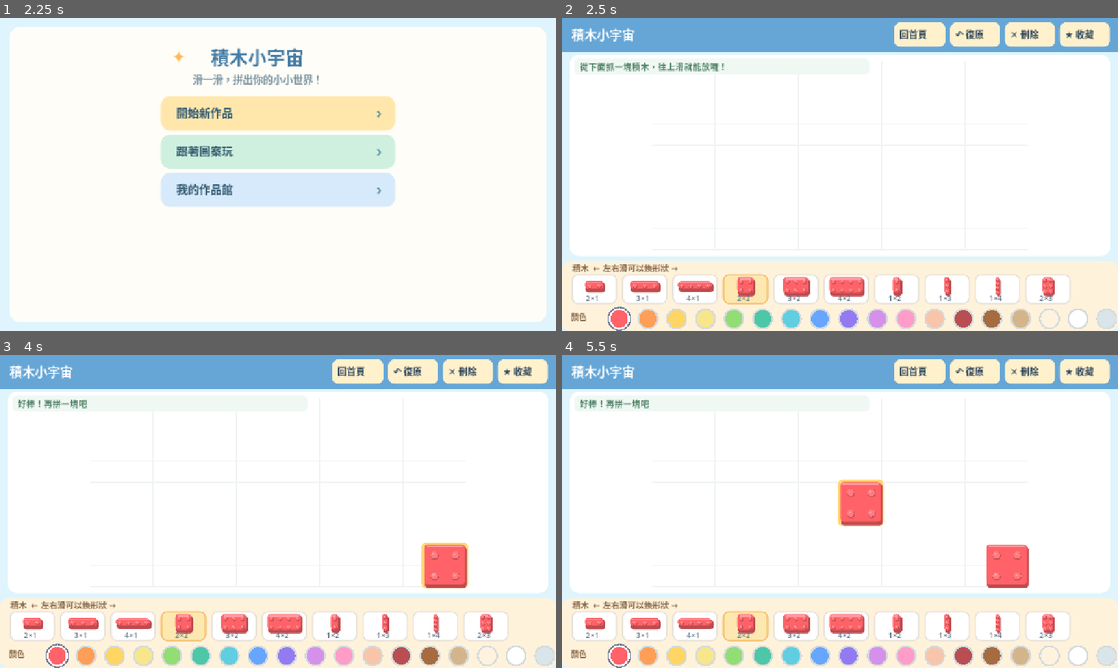
Above: before the commit, frames 1-4 (two rows, left to right).
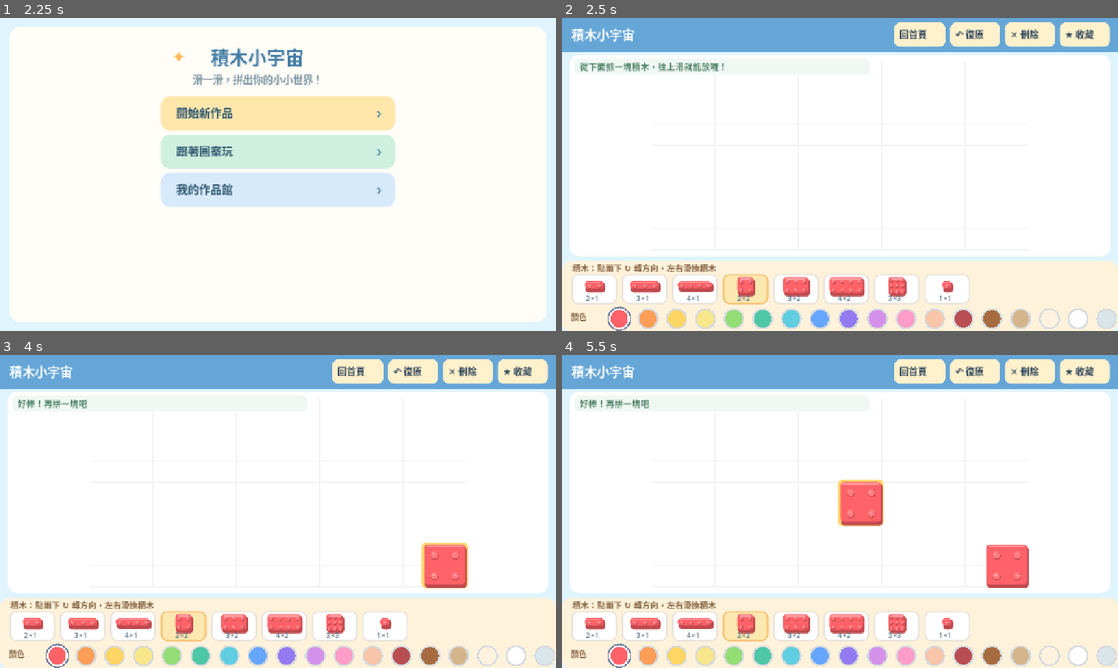
Above: after the commit, the same moments.

Repository: jimmy0933b3-sudo/my-blocks
Game: Godot game, scene res://scenes/Main.tscn
Same seed, same stepped clock (60 frames per second), same inputs: the game is played once before the commit and once after it.
Inputs (mouse positions are in pixels of both pictures, inside the frame that each line leads up to):
- Up to frame 1 (2.25 s): tap Enter at 0.5, 2 s; drag from (278, 174) to (333, 105) at 0.52 s; tap Space at 1.25 s; drag from (166, 190) to (250, 237) at 1.27 s; move the mouse to (333, 105) at 2.02 s; click (333, 105) at 2.17 s
- Up to frame 2 (2.5 s): no input
- Up to frame 3 (4 s): tap Space at 2.75 s; drag from (250, 574) to (111, 464) at 2.77 s; tap Enter at 3.5 s; move the mouse to (444, 558) at 3.52 s; click (444, 558) at 3.67 s
- Up to frame 4 (5.5 s): tap Space at 4.25 s; drag from (673, 464) to (756, 433) at 4.27 s; move the mouse to (867, 511) at 5.02 s; click (867, 511) at 5.17 s

Frame 1 is identical in both runs. In frame 2, 2.0% of the frame differs, in the area x 5-92%, y 78-92%; in frame 3, 2.0%; in frame 4, 2.0%.

Commit message:
Use double-tap to rotate placed and palette bricks; show one item per size

Diff:
--- a/scripts/Main2D.gd
+++ b/scripts/Main2D.gd
@@ -13,6 +13,8 @@
 var pieces: Array = []
 var next_id := 1
 var selected_kind := 3
+var selected_rotation := 0
+var palette_rotations: Dictionary = {}
 var selected_color := 0
 var selected_id := -1
 var guide_index := -1
@@ -42,6 +44,12 @@
 var drag_start_cell := Vector2i.ZERO
 var preview_cell := Vector2i(-100,-100)
 var autosave_timer: Timer
+const DOUBLE_TAP_MSEC := 420
+const TAP_MAX_MOVE := 25.0
+var last_tap_time := -10000
+var last_tap_target := ""
+var last_tap_position := Vector2.ZERO
+var last_touch_msec := -10000
 
 func _ready() -> void:
 	mouse_filter = Control.MOUSE_FILTER_STOP
@@ -167,9 +175,7 @@
 		var y_offset := grid_origin.y+float(y)*grid_cell
 		draw_line(Vector2(grid_origin.x,y_offset),Vector2(grid_origin.x+float(Core.COLUMNS)*grid_cell,y_offset),Color("#EFF3F4"),1.0)
 	var message := notice
-	if page == "guide" and guide_step < guide_parts.size():
-		message = "第 %d / %d 塊：把積木滑進綠色框框" % [guide_step+1,guide_parts.size()]
-	elif page == "guide" and guide_step >= guide_parts.size():
+	if page == "guide" and guide_step >= guide_parts.size():
 		message = "完成了！太棒了！記得按右上角的「收藏」"
 	_card(Rect2(board_area.position+Vector2(10,9),Vector2(minf(board_area.size.x-20,680),38)),Color("#F0F8F4"),12)
 	_text(message,board_area.position+Vector2(23,36),20,Color("#54856A"))
@@ -187,7 +193,12 @@
 			if not existing.is_empty():
 				kind = int(existing["kind"])
 				color_index = int(existing["color"])
-		var sample := Core.make_piece(9999,kind,color_index,preview_cell)
+		var rotation := selected_rotation
+		if gesture == "existing":
+			var moving_piece := _find_by_id(dragged_id)
+			if not moving_piece.is_empty():
+				rotation = Core.rotation_of(moving_piece)
+		var sample := Core.make_piece(9999,kind,color_index,preview_cell,rotation)
 		if _on_board(pointer_point):
 			var valid := Core.can_place(pieces,sample,dragged_id if gesture=="existing" else -1)
 			_card(_brick_rect(sample),Color("#90D5AB",0.35) if valid else Color("#FBAAAA",0.45),9,Color("#54B47D") if valid else Color("#DE6A6A"))
@@ -196,18 +207,21 @@
 func _draw_palette() -> void:
 	var top := size.y-PALETTE_HEIGHT
 	_card(Rect2(Vector2(0,top),Vector2(size.x,PALETTE_HEIGHT)),Color("#FFF2DB"),19)
-	_text("積木  ← 左右滑可以換形狀 →",Vector2(24,top+23),19,Color("#8A6A4B"))
-	for i in range(Core.SHAPES.size()):
-		var x := 22.0+float(i)*SHAPE_WIDTH-shape_scroll
+	_text("積木：點兩下 ↻ 轉方向，左右滑換積木",Vector2(24,top+23),19,Color("#8A6A4B"))
+	for slot in range(Core.PALETTE_KINDS.size()):
+		var i: int = Core.PALETTE_KINDS[slot]
+		var x := 22.0+float(slot)*SHAPE_WIDTH-shape_scroll
 		var rect := Rect2(Vector2(x,top+29),Vector2(105,69))
 		if rect.position.x < 6 or rect.end.x > size.x-7:
 			continue
 		_card(rect,Color("#FFFFFF") if i != selected_kind else Color("#FCE8B0"),14,Color("#F5BC66") if i==selected_kind else Color("#E5E0DA"))
-		var shape := Core.size_for(i)
+		var shape := Core.size_for(i,int(palette_rotations.get(i,0)))
 		var cell := minf(23.0, minf(81.0/float(shape.x),40.0/float(shape.y)))
 		var bounds := Rect2(Vector2(x+(105-shape.x*cell)*0.5,top+36+(40-shape.y*cell)*0.5),Vector2(shape)*cell)
 		_paint_brick(bounds,Core.color_for(selected_color),shape,cell,false)
 		_text(Core.shape_label(i),Vector2(x+33,top+91),17,Color("#60778A"))
+		if i == selected_kind and shape.x != shape.y:
+			_text("↻",Vector2(x+83,top+91),19,Color("#C97733"))
 	_text("顏色",Vector2(20,top+135),18,Color("#8A6A4B"))
 	for i in Core.COLORS.size():
 		var cx := 110.0+float(i)*COLOR_WIDTH-color_scroll+22.0
@@ -221,12 +235,12 @@
 
 func _brick_rect(piece: Dictionary) -> Rect2:
 	var cell := Core.cell_of(piece)
-	var dims := Core.size_for(int(piece["kind"]))
+	var dims := Core.size_for(int(piece["kind"]),Core.rotation_of(piece))
 	return Rect2(grid_origin+Vector2(cell)*grid_cell,Vector2(dims)*grid_cell)
 
 func _draw_brick(piece: Dictionary, highlighted: bool) -> void:
 	var rect := _brick_rect(piece)
-	var dims := Core.size_for(int(piece["kind"]))
+	var dims := Core.size_for(int(piece["kind"]),Core.rotation_of(piece))
 	_paint_brick(rect,Core.color_for(int(piece["color"])),dims,grid_cell,highlighted)
 
 func _paint_brick(rect: Rect2, paint: Color, dims: Vector2i, single_cell: float, highlighted: bool) -> void:
@@ -249,8 +263,8 @@
 func _cell_at(point: Vector2) -> Vector2i:
 	return Vector2i(floori((point.x-grid_origin.x)/grid_cell),floori((point.y-grid_origin.y)/grid_cell))
 
-func _cell_centered(point: Vector2, kind: int) -> Vector2i:
-	var dims := Core.size_for(kind)
+func _cell_centered(point: Vector2, kind: int, rotation: int = 0) -> Vector2i:
+	var dims := Core.size_for(kind,rotation)
 	var x := roundi((point.x-grid_origin.x)/grid_cell-float(dims.x)*0.5)
 	var y := roundi((point.y-grid_origin.y)/grid_cell-float(dims.y)*0.5)
 	return Vector2i(x,y)
@@ -309,6 +323,8 @@
 	guide_step = 0
 	guide_parts = []
 	selected_kind = 3
+	selected_rotation = 0
+	palette_rotations.clear()
 	selected_color = 0
 	history.clear()
 	future.clear()
@@ -346,8 +362,11 @@
 		notice = "好棒！作品完成了！"
 		return
 	var part: Dictionary = guide_parts[guide_step]
-	selected_kind = int(part["kind"])
+	selected_kind = Core.canonical_kind(int(part["kind"]))
+	selected_rotation = Core.canonical_rotation(int(part["kind"])) ^ Core.rotation_of(part)
+	palette_rotations[selected_kind] = selected_rotation
 	selected_color = int(part["color"])
+	notice = "第 %d / %d 塊：點兩下可轉方向，再滑進框框" % [guide_step+1,guide_parts.size()]
 
 func _perform(action: String) -> void:
 	match action:
@@ -425,14 +444,17 @@
 		if guide_step >= guide_parts.size():
 			return
 		var target: Dictionary = guide_parts[guide_step]
-		if selected_kind != int(target["kind"]):
+		if Core.canonical_kind(selected_kind) != Core.canonical_kind(int(target["kind"])):
 			notice = "找出跟亮亮框框一樣的積木"
+			return
+		if Core.size_for(selected_kind,selected_rotation) != Core.size_for(int(target["kind"]),Core.rotation_of(target)):
+			notice = "點兩下積木，轉成跟亮亮框框一樣的方向"
 			return
 		var midpoint := _brick_rect(target).get_center()
 		if point.distance_to(midpoint) > grid_cell*3.5:
 			notice = "再滑近一點亮亮的框框"
 			return
-		var to_place := Core.make_piece(next_id,selected_kind,selected_color,Core.cell_of(target))
+		var to_place := Core.make_piece(next_id,selected_kind,selected_color,Core.cell_of(target),selected_rotation)
 		if not Core.can_place(pieces,to_place):
 			notice = "這裡已經有積木了"
 			return
@@ -445,7 +467,7 @@
 			notice = "完成囉！按右上角「收藏」"
 		_schedule_save()
 	else:
-		var new_piece := Core.make_piece(next_id,selected_kind,selected_color,_cell_centered(point,selected_kind))
+		var new_piece := Core.make_piece(next_id,selected_kind,selected_color,_cell_centered(point,selected_kind,selected_rotation),selected_rotation)
 		if not Core.can_place(pieces,new_piece):
 			notice = "那裡放不下，找個空白地方試試"
 			return
@@ -485,10 +507,10 @@
 func _pick_shape(point: Vector2) -> int:
 	if point.y < size.y-PALETTE_HEIGHT+27 or point.y > size.y-PALETTE_HEIGHT+104:
 		return -1
-	var index := floori((point.x-22.0+shape_scroll)/SHAPE_WIDTH)
-	if index < 0 or index >= Core.SHAPES.size():
+	var slot := floori((point.x-22.0+shape_scroll)/SHAPE_WIDTH)
+	if slot < 0 or slot >= Core.PALETTE_KINDS.size():
 		return -1
-	return index
+	return Core.PALETTE_KINDS[slot]
 
 func _pick_color(point: Vector2) -> int:
 	var index := roundi((point.x-132.0+color_scroll)/COLOR_WIDTH)
@@ -498,6 +520,45 @@
 	if absf(point.x-x) > 30.0:
 		return -1
 	return index
+
+func _register_double_tap(target: String, point: Vector2) -> bool:
+	var now := Time.get_ticks_msec()
+	var doubled := target == last_tap_target and now-last_tap_time <= DOUBLE_TAP_MSEC and point.distance_to(last_tap_position) <= 34.0
+	last_tap_target = "" if doubled else target
+	last_tap_time = now
+	last_tap_position = point
+	return doubled
+
+func _rotate_existing(piece_id: int) -> void:
+	var original := _find_by_id(piece_id)
+	if original.is_empty():
+		return
+	var dims := Core.size_for(int(original["kind"]))
+	if dims.x == dims.y:
+		notice = "正方形不需要轉方向喔"
+		return
+	var turned := Core.turned_piece(original,pieces)
+	if turned.is_empty():
+		notice = "旁邊太擠了，換個空位再轉看看"
+		return
+	_remember()
+	for index in pieces.size():
+		if int(pieces[index]["id"]) == piece_id:
+			pieces[index] = turned
+			break
+	selected_id = piece_id
+	notice = "轉好了！點兩下可以再轉回來"
+	_schedule_save()
+
+func _rotate_palette(kind: int) -> void:
+	var dims := Core.size_for(kind)
+	if dims.x == dims.y:
+		notice = "正方形的方向都是一樣的"
+		return
+	selected_kind = kind
+	selected_rotation = 1-int(palette_rotations.get(kind,0))
+	palette_rotations[kind] = selected_rotation
+	notice = "轉好了，往上滑就能放囉！"
 
 func _pointer_down(point: Vector2) -> void:
 	pressed = true
@@ -520,17 +581,14 @@
 		gesture = "shape"
 		pressed_shape = _pick_shape(point)
 	elif _on_board(point):
-		if page == "guide":
+		var hit := _hit_piece(point)
+		if not hit.is_empty():
+			gesture = "existing"
+			dragged_id = int(hit["id"])
+			drag_start_cell = Core.cell_of(hit)
+			selected_id = dragged_id
+		else:
 			gesture = "blank"
-		else:
-			var hit := _hit_piece(point)
-			if not hit.is_empty():
-				gesture = "existing"
-				dragged_id = int(hit["id"])
-				drag_start_cell = Core.cell_of(hit)
-				selected_id = dragged_id
-			else:
-				gesture = "blank"
 	queue_redraw()
 
 func _pointer_move(point: Vector2) -> void:
@@ -543,17 +601,20 @@
 		if point.y < size.y-PALETTE_HEIGHT-12 and total.y < -24:
 			gesture = "new"
 			selected_kind = pressed_shape
-			preview_cell = _cell_centered(point,selected_kind)
+			selected_rotation = int(palette_rotations.get(selected_kind,0))
+			preview_cell = _cell_centered(point,selected_kind,selected_rotation)
 		elif absf(total.x)>20 and absf(total.x)>absf(total.y)*1.2:
 			gesture = "shape_scroll"
+			last_tap_target = ""
 	if gesture == "shape_scroll":
-		shape_scroll = clampf(shape_scroll-delta.x,0.0,maxf(0,Core.SHAPES.size()*SHAPE_WIDTH-(size.x-40)))
+		shape_scroll = clampf(shape_scroll-delta.x,0.0,maxf(0,Core.PALETTE_KINDS.size()*SHAPE_WIDTH-(size.x-40)))
 	elif gesture == "color" and absf(total.x)>20:
 		gesture = "color_scroll"
+		last_tap_target = ""
 	if gesture == "color_scroll":
 		color_scroll = clampf(color_scroll-delta.x,0.0,maxf(0,Core.COLORS.size()*COLOR_WIDTH-(size.x-130)))
 	elif gesture == "new":
-		preview_cell = _cell_centered(point,selected_kind)
+		preview_cell = _cell_centered(point,selected_kind,selected_rotation)
 	elif gesture == "existing":
 		var movement := Vector2i(roundi(total.x/grid_cell),roundi(total.y/grid_cell))
 		preview_cell = drag_start_cell+movement
@@ -579,10 +640,14 @@
 			if btn["rect"].has_point(start_point) and btn["rect"].has_point(point):
 				_perform(str(btn["action"]))
 				break
-	elif old_gesture == "shape" and travel < 25.0 and pressed_shape >= 0:
+	elif old_gesture == "shape" and travel < TAP_MAX_MOVE and pressed_shape >= 0:
 		selected_kind = pressed_shape
+		selected_rotation = int(palette_rotations.get(selected_kind,0))
 		selected_id = -1
-		notice = "選好了！把積木往上滑吧"
+		if _register_double_tap("shape:%d" % selected_kind,point):
+			_rotate_palette(selected_kind)
+		else:
+			notice = "選好了！點兩下可轉方向，再往上滑"
 	elif old_gesture == "color" and travel < 25.0 and pressed_color >= 0:
 		selected_color = pressed_color
 		if selected_id >= 0 and page == "play":
@@ -594,9 +659,15 @@
 					break
 		notice = "顏色換好了"
 	elif old_gesture == "new" and _on_board(point):
+		last_tap_target = ""
 		_drop_new(point)
 	elif old_gesture == "existing":
-		_drop_existing(point)
+		if travel <= TAP_MAX_MOVE and dragged_id >= 0 and _register_double_tap("brick:%d" % dragged_id,point):
+			_rotate_existing(dragged_id)
+		else:
+			if travel > TAP_MAX_MOVE:
+				last_tap_target = ""
+			_drop_existing(point)
 	elif old_gesture == "blank" and travel < 25.0:
 		_drop_new(point)
 	dragged_id = -1
@@ -604,6 +675,7 @@
 
 func _gui_input(event: InputEvent) -> void:
 	if event is InputEventScreenTouch:
+		last_touch_msec = Time.get_ticks_msec()
 		touch_active = event.pressed
 		if event.pressed:
 			_pointer_down(event.position)
@@ -613,13 +685,13 @@
 	elif event is InputEventScreenDrag:
 		_pointer_move(event.position)
 		accept_event()
-	elif event is InputEventMouseButton and event.button_index == MOUSE_BUTTON_LEFT and not touch_active:
+	elif event is InputEventMouseButton and event.button_index == MOUSE_BUTTON_LEFT and not touch_active and Time.get_ticks_msec()-last_touch_msec > 550:
 		if event.pressed:
 			_pointer_down(event.position)
 		else:
 			_pointer_up(event.position)
 		accept_event()
-	elif event is InputEventMouseMotion and pressed and not touch_active:
+	elif event is InputEventMouseMotion and pressed and not touch_active and Time.get_ticks_msec()-last_touch_msec > 550:
 		_pointer_move(event.position)
 		accept_event()
 
